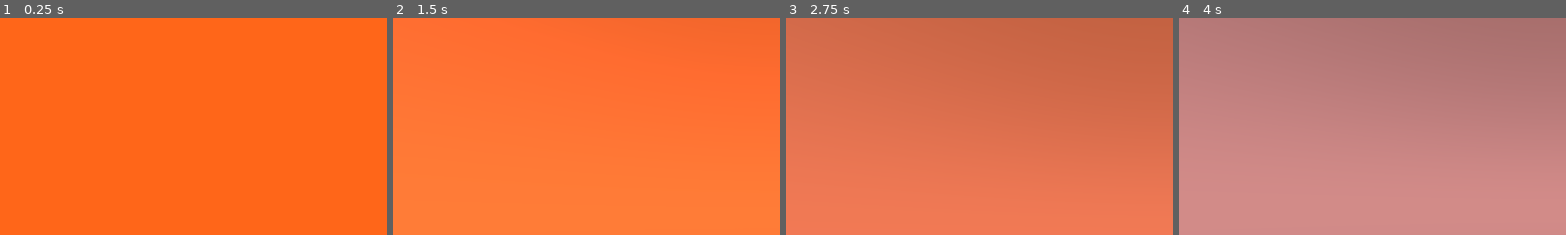
Above: before the commit, frames 1-4 (left to right).
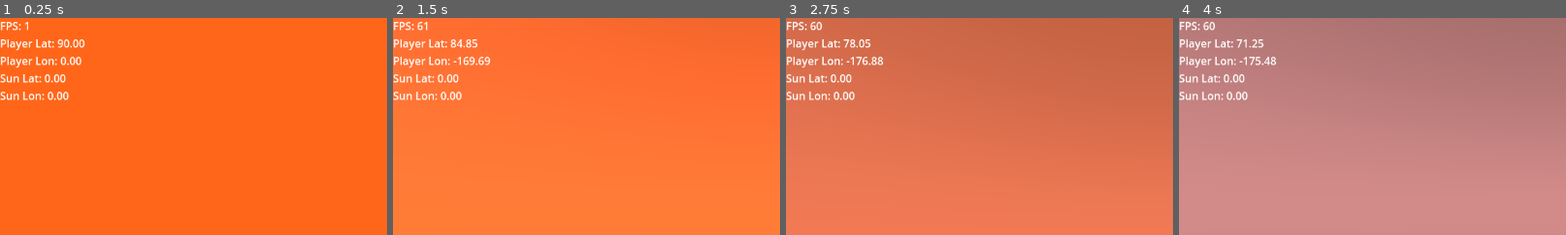
Above: after the commit, the same moments.

Repository: valfrom/LittlePlanet
Game: Godot game, scene res://world.tscn
Two runs of this game, one before a commit and one after it. Both use one fixed random seed, a clock stepped at 60 frames per second and the inputs below.
Inputs (mouse positions are % of the whole screen's width and height, from its top left):
- Up to frame 1 (0.25 s): no input
- Up to frame 2 (1.5 s): move the mouse to (55, 50) at 0.52 s; hold W (move_forward) from 0.53 s (still down); tap Space (jump) at 0.77 s; move the mouse to (45, 50) at 1.27 s
- Up to frame 3 (2.75 s): keep holding W (move_forward); tap Space (jump) at 1.52 s; move the mouse to (52, 48) at 2.02 s
- Up to frame 4 (4 s): keep holding W (move_forward); move the mouse to (49, 52) at 2.77 s; tap Space (jump) at 3.02, 3.77 s; move the mouse to (57, 51) at 3.52 s
The pictures show only the part of the screen within x 0-50%, y 0-50%; the shares and areas given below are measured in that part.

The runs differ from the first frame. In frame 1, 1.8% of the frame differs, in the area x 0-23%, y 1-38%; in frame 2, 1.9%, in the area x 0-26%, y 1-38%; in frame 3, 1.9%; in frame 4, 1.7%.
Error before the commit: Parse Error: Cannot find member "xform" in base "Transform3D". (res://HUD.gd:27)

Commit message:
Fix HUD transform usage

Diff:
--- a/HUD.gd
+++ b/HUD.gd
@@ -24,7 +24,7 @@
     if target == null or planet == null:
         return Vector2.ZERO
 
-    var local_pos := planet.global_transform.affine_inverse().xform(target.global_transform.origin)
+    var local_pos := planet.global_transform.affine_inverse() * target.global_position
     if local_pos.length() == 0.0:
         return Vector2.ZERO
 
